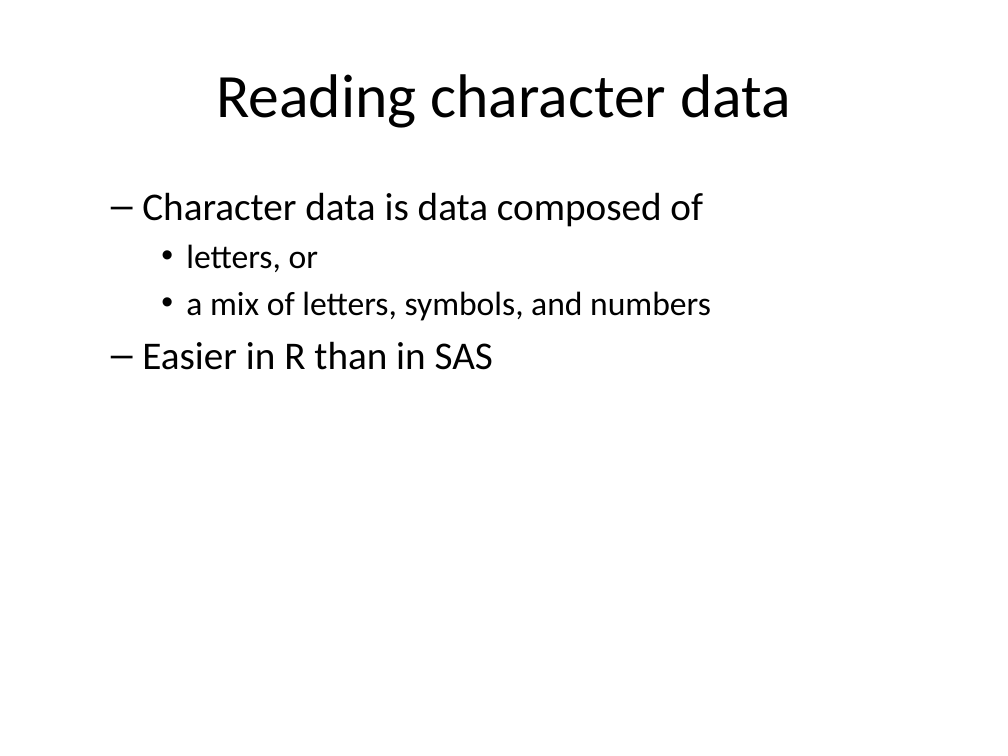
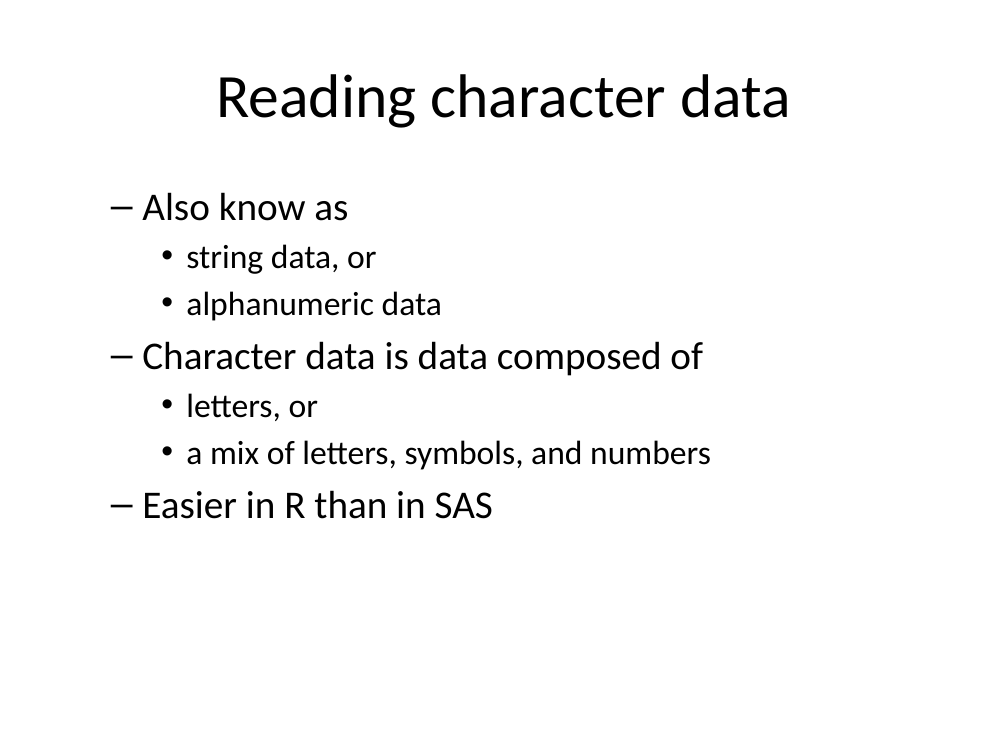
Before and after one commit to pmean/classes, a slide deck: slide 29 of introduction-to-r/src/v03-slides-and-speaker-notes.pptx. Drawn at 1008x756 pixels with LibreOffice and Linux fonts; fonts in the diff are those of the drawing. Boxes give left, top, right and bottom in pixels: in the first picture for what was removed or moved away, otherwise in the second. Text is boxed around its words. In the diff, an @@ line names an element or a change of style, - is before the commit and + after.

```diff
--- a/introduction-to-r/src/v03-slides-and-speaker-notes.pptx
+++ b/introduction-to-r/src/v03-slides-and-speaker-notes.pptx
@@ text at <box>142,192,442,321</box>: paragraphs added @@
+  – Also know as
+    • string data, or
+    • alphanumeric data
```
Also in this commit, not shown: 14 other slides changed, 1 slide added, 2 other files.
